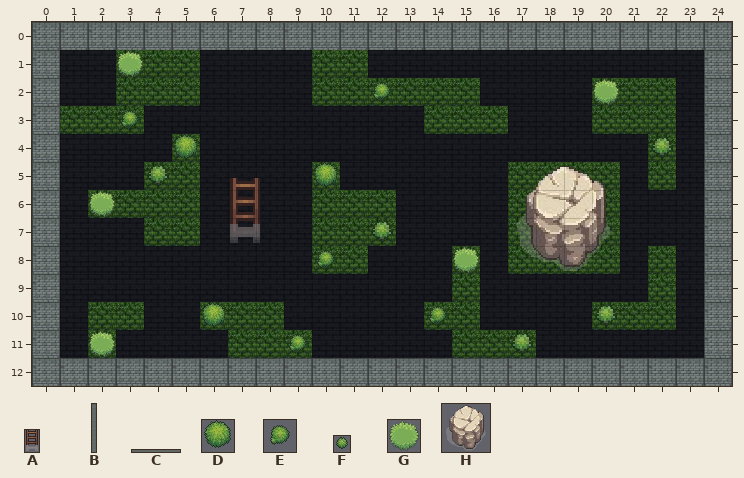
A Tiled map gets an edit: webgame/public/assets/maps/rooms/boss_room/boss_room.tmx. The first picture shows the starting point.
Cells are 32x32 px. Shown: x 0..24, y 0..12.
Key: from "boss_ladder": A 2 "boss_ladder"; from "boss_side_wall": B 0 "boss_side_wall"; from "bottom_wall": C 0 "bottom_wall"; from "bushes": D 4 "Bush_simple1_1", E 5 "Bush_simple1_2", F 6 "Bush_simple1_3", G 7 "bush"; from "rock": H 0 "Rock1_1".
Objects are placed by their top-left corner, in cells (3,4 is the top-left corner of cell 3,4); size is 1x1 cell unless given.
Layers that did not change in this view are not listed.
Objects on layer "objects" before:
C "topWall" at 0,0 size 25x1
G "bush17" at 3,1
G "bush16" at 20,2
E "bush12" at 12,2
E "bush11" at 3,3
D "bush15" at 5,4
F "bush2" at 22,4
D "bush14" at 10,5
F "bush10" at 4,5
G "bush18" at 2,6
F "bush8" at 12,7
A "bossLadder" at 7,5.6 size 1.2x2.4
E "bush13" at 10,8
H "bossRock" at 17,5 size 4x4
G "bush7" at 15,8
D "bush5" at 6,10
E "bush3" at 14,10
F "bush1" at 20,10
F "bush9" at 17,11
G "bush6" at 2,11
E "bush4" at 9,11
B "leftSideWall" at 0,1 size 1x11
B "rightSideWall" at 24,1 size 1x11
C "bottomWall" at 0,12 size 25x1
After:
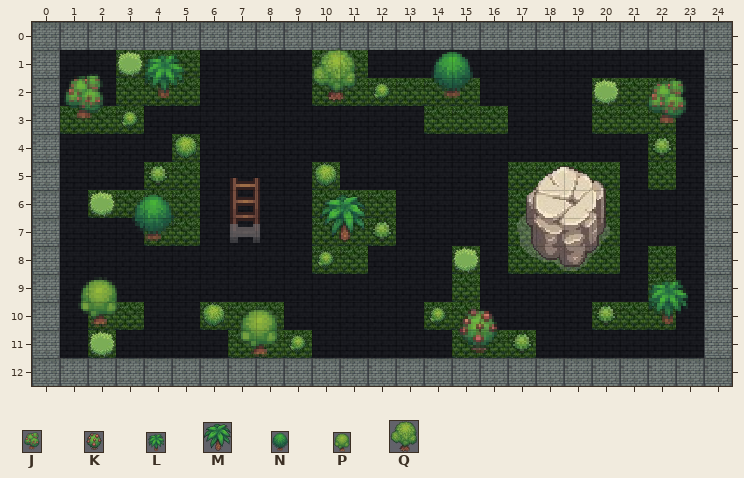
Further tiles: from "trees": J 30 "Fruit_tree1", K 32 "Fruit_tree3", L 33 "Palm_tree2_1", M 34 "Palm_tree2_2", N 36 "Christmas_tree1", P 42 "Tree1", Q 43 "Tree2".
The exact change:
Layer "objects":
added: L "tree3" at 3.9,1 size 1.7x1.8
added: N "tree6" at 14.2,1 size 1.5x1.9
added: Q "tree9" at 9.9,0.9 size 1.8x1.9
added: J "tree1" at 1,1.8 size 1.7x2
added: J "tree2" at 21.9,1.9 size 1.7x2
added: N "tree5" at 3.6,6.1 size 1.5x1.9
added: M "tree10" at 10.3,6.1 size 1.7x1.8
added: L "tree4" at 21.8,9.1 size 1.7x1.8
added: P "tree7" at 1.7,9.1 size 1.5x1.8
added: P "tree8" at 7.3,10.2 size 1.5x1.8
added: K "tree11" at 15.1,10.1 size 1.7x1.9
